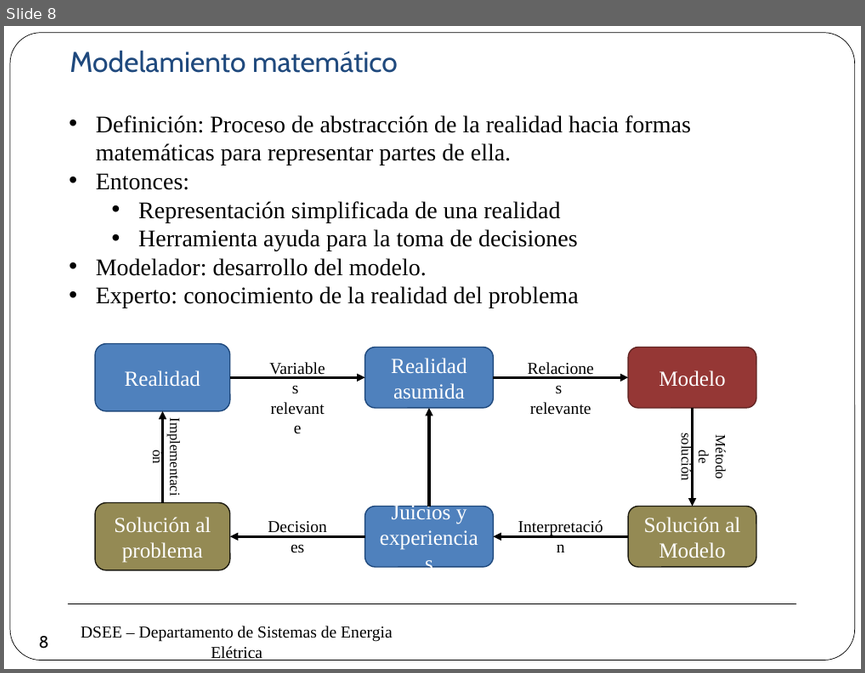
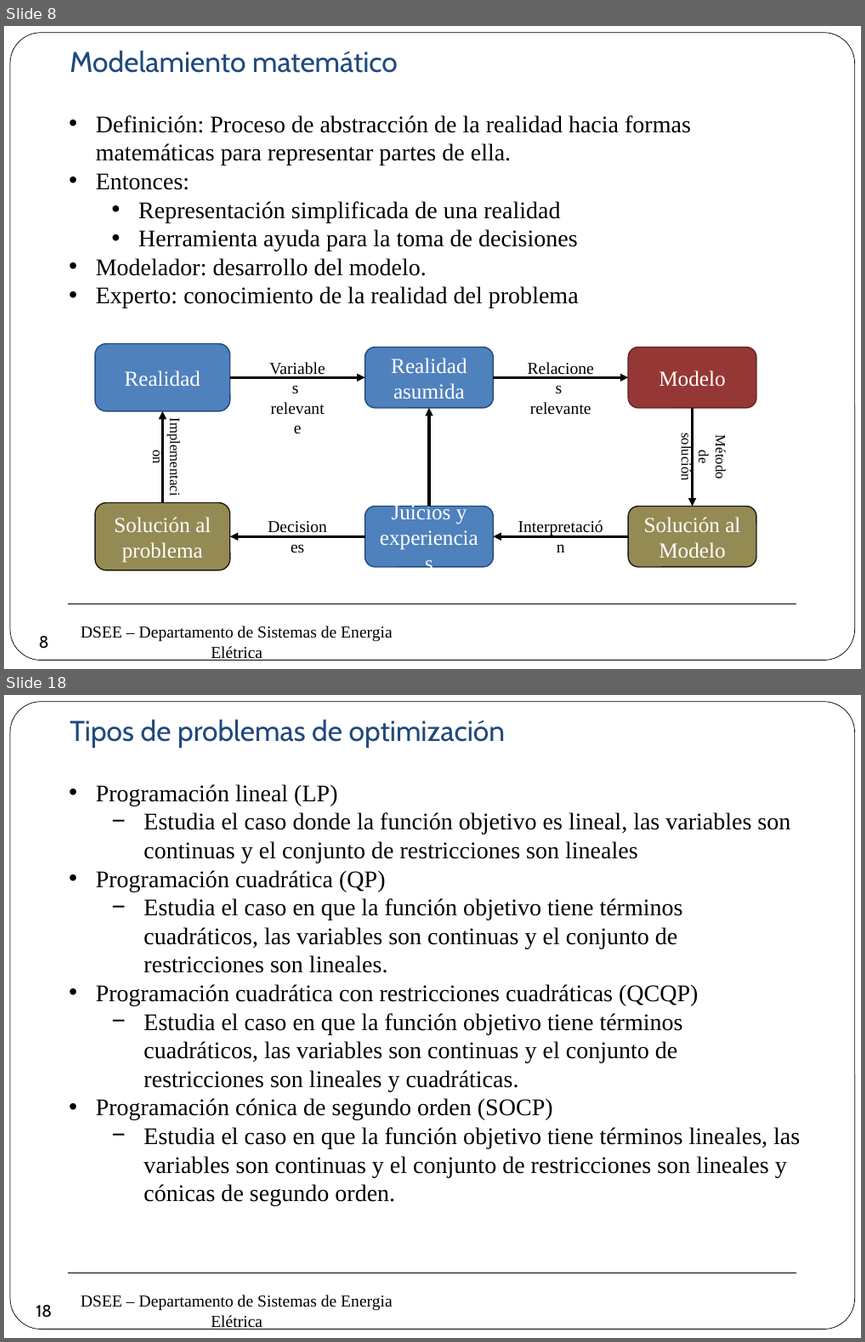
Before and after one commit to erikfilias/Power-Systems-Optimization-using-Julia-Language, a slide deck: 1. Lectures/Introducción a la Optimización aplicada a Sistemas de Energía Eléctrica/Dia 1/2. Modelamiento & Optimización.pptx. Shown one above the other, each under a label of ours: slide 8 before the commit, slides 8 and 18 after it; the slides between them are not shown. The pictures are 865x673 and 865x1342 pixels, drawn with LibreOffice and Linux fonts; fonts in the diff are those of the drawing; background and template pictures are left out. Boxes give left, top, right and bottom in pixels: in the first picture for what was removed or moved away, otherwise in the second. Text is boxed around its words. In the diff, an @@ line names an element or a change of style, - is before the commit and + after.

```diff
--- a/1. Lectures/Introducción a la Optimización aplicada a Sistemas de Energía Eléctrica/Dia 1/2. Modelamiento & Optimización.pptx
+++ b/1. Lectures/Introducción a la Optimización aplicada a Sistemas de Energía Eléctrica/Dia 1/2. Modelamiento & Optimización.pptx
@@ slide 18 added at box(4, 695, 861, 1338), background #FFFFFF; not listed: 3 template elements that a slide beside it also shows @@
@@ text added at box(69, 719, 506, 748), 24 pt, text #1F497D @@
+Tipos de problemas de optimización
@@ text added at box(96, 784, 800, 1206), 20 pt, text #000000 @@
+• Programación lineal (LP)
+  − Estudia el caso donde la función objetivo es lineal, las variables son continuas y el conjunto de restricciones son lineales
+• Programación cuadrática (QP)
+  − Estudia el caso en que la función objetivo tiene términos cuadráticos, las variables son continuas y el conjunto de restricciones son lineales.
+• Programación cuadrática con restricciones cuadráticas (QCQP)
+  − Estudia el caso en que la función objetivo tiene términos cuadráticos, las variables son continuas y el conjunto de restricciones son lineales y cuadráticas.
+• Programación cónica de segundo orden (SOCP)
+  − Estudia el caso en que la función objetivo tiene términos lineales, las variables son continuas y el conjunto de restricciones son lineales y cónicas de segundo orden.
@@ page number added at box(28, 1294, 61, 1327), 14 pt, text #000000 @@
+18
```
Also in this commit, not shown: 1 slide changed, 10 other slides added.
